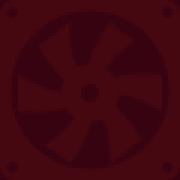
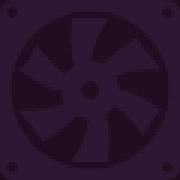
Layers edited between the first and the second 180×180 image:
moved "case fan 2" into group "burgundy" over (0, 0, 180, 180)
renamed "sidebar" to "bg", moved it into group "burgundy" over (0, 0, 180, 180)
added group "grape" with 3 layers over (0, 0, 180, 180)
added layer "case fan 1 #1" (12%) in group "grape" over (0, 0, 180, 180)
added layer "bg #1" in group "grape" over (0, 0, 180, 180)
